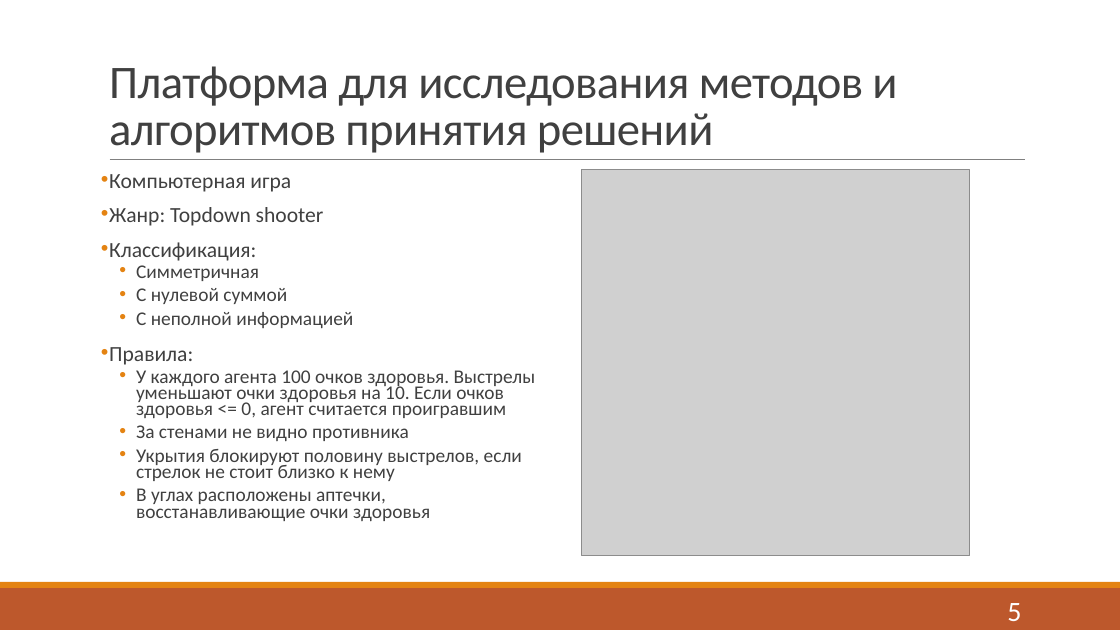
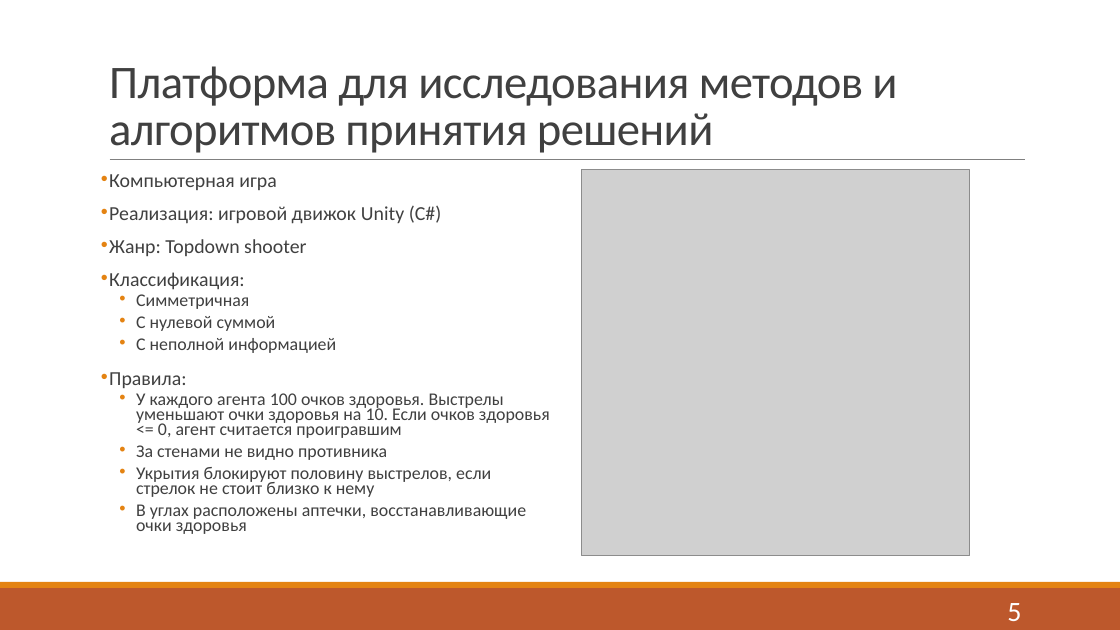
Before and after one commit to Fck-r-sns/Game_AI_thesis, a slide deck: slide 5 of Презентация.pptx. Drawn at 1120x630 pixels with LibreOffice and Linux fonts; fonts in the diff are those of the drawing; grey boxes stand for pictures. Boxes give left, top, right and bottom in pixels: in the first picture for what was removed or moved away, otherwise in the second. Text is boxed around its words. In the diff, an @@ line names an element or a change of style, - is before the commit and + after.

```diff
--- a/Презентация.pptx
+++ b/Презентация.pptx
@@ text at (109, 174, 550, 534): size 18.5 to 17 pt in "Компьютерная игра", "Жанр: Topdown shooter", "Классификация:", "Правила:"; size 16.6 to 15.3 pt in "Симметричная", "С нулевой суммой", "С неполной информацией", "У каждого агента 100 очков здоровья. Выстрелы ..." and 3 more places @@
@@ text at (109, 206, 442, 224): paragraph added @@
+• Реализация: игровой движок Unity (C#)
```
Also in this commit, not shown: 5 other slides changed, 16 slides added, 2 slides removed.
